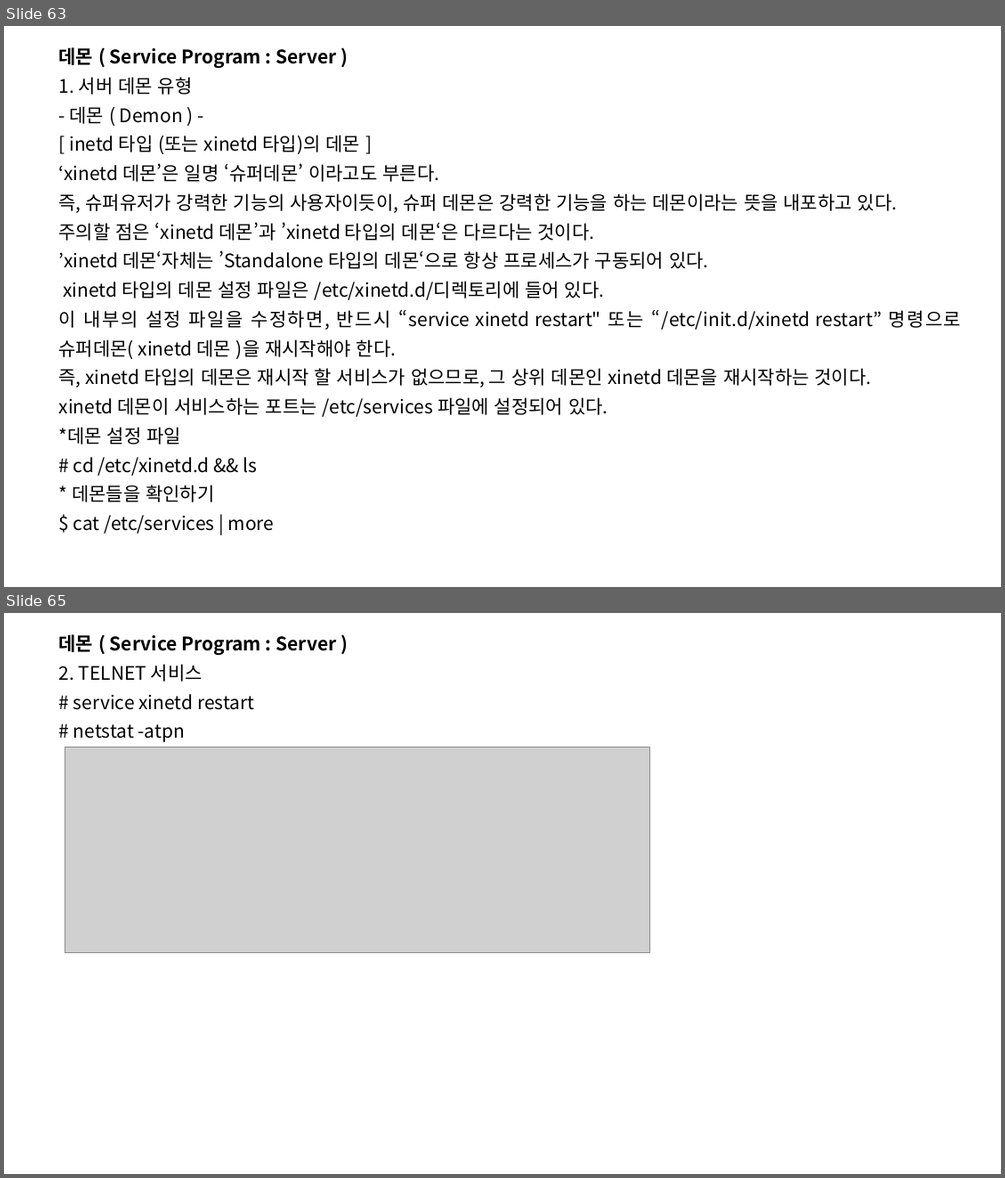
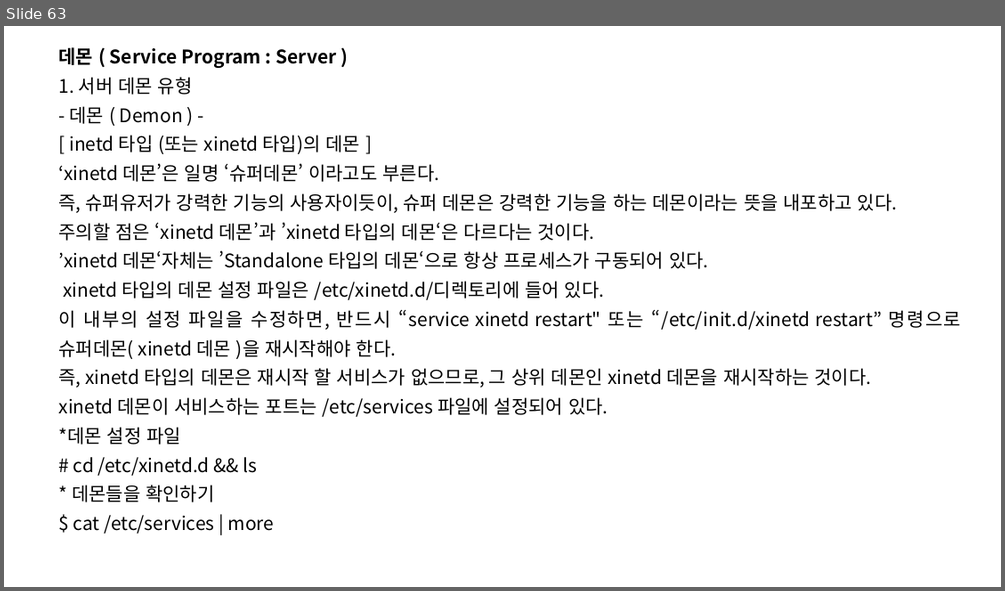
Before and after one commit to SoongMoo/PBL_3st_20231228, a slide deck: linux/리눅스.pptx. Shown one above the other, each under a label of ours: slides 63 and 65 before the commit, slide 63 after it; the slides between them are not shown. The pictures are 1005x1178 and 1005x591 pixels, drawn with LibreOffice and Linux fonts; fonts in the diff are those of the drawing; grey boxes stand for pictures. Boxes give left, top, right and bottom in pixels: in the first picture for what was removed or moved away, otherwise in the second. Text is boxed around its words. In the diff, an @@ line names an element or a change of style, - is before the commit and + after.

```diff
--- a/linux/리눅스.pptx
+++ b/linux/리눅스.pptx
@@ slide 65 removed at (4,613,1001,1174), background #FFFFFF @@
@@ subtitle removed at (59,634,337,742) @@
-데몬 ( Service Program : Server )
-2. TELNET 서비스
-# service xinetd restart
-# netstat -atpn
@@ picture removed at (65,747,649,952) @@
```
Also in this commit, not shown: 1 slide changed, 7 slides added, 3 other slides removed.
